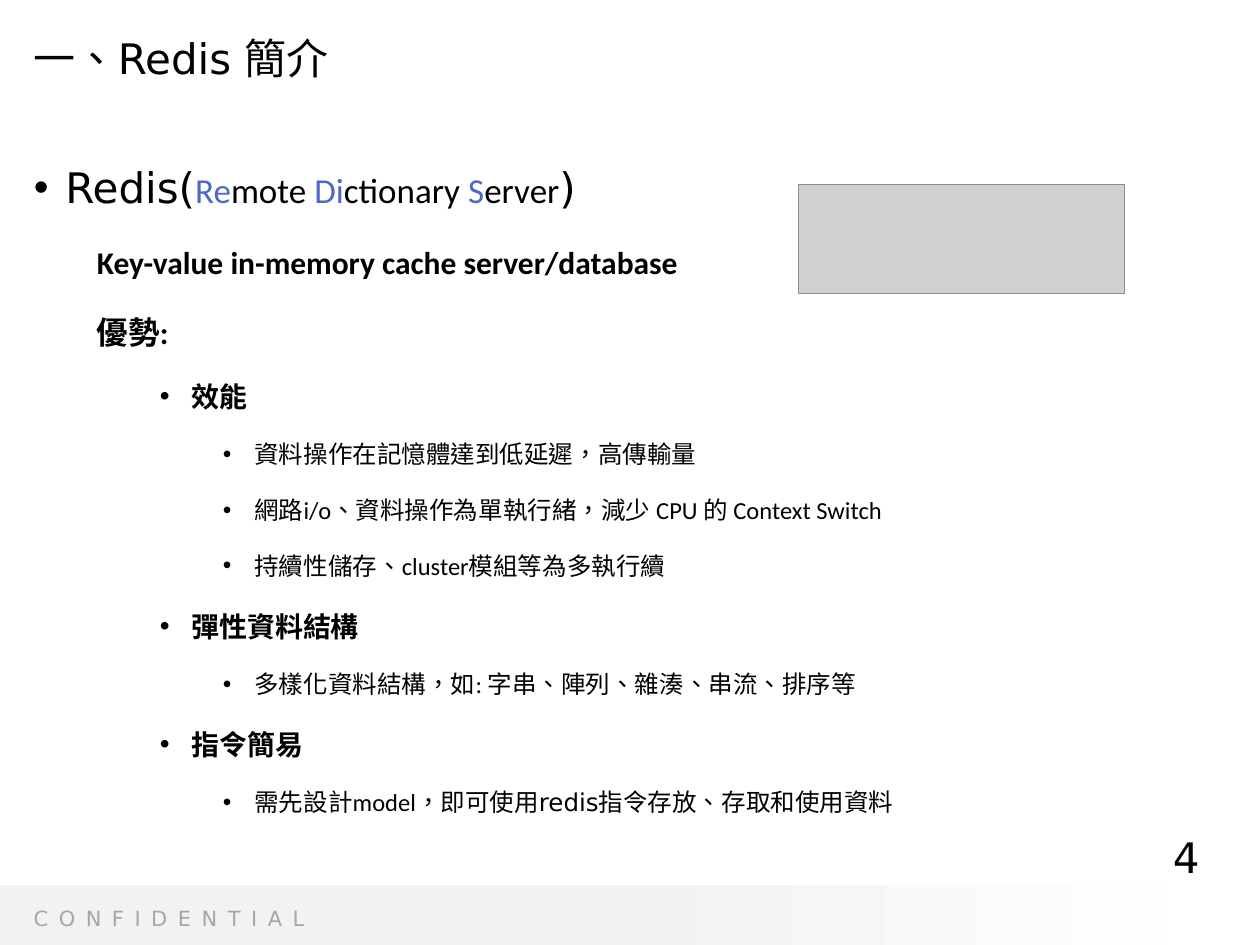
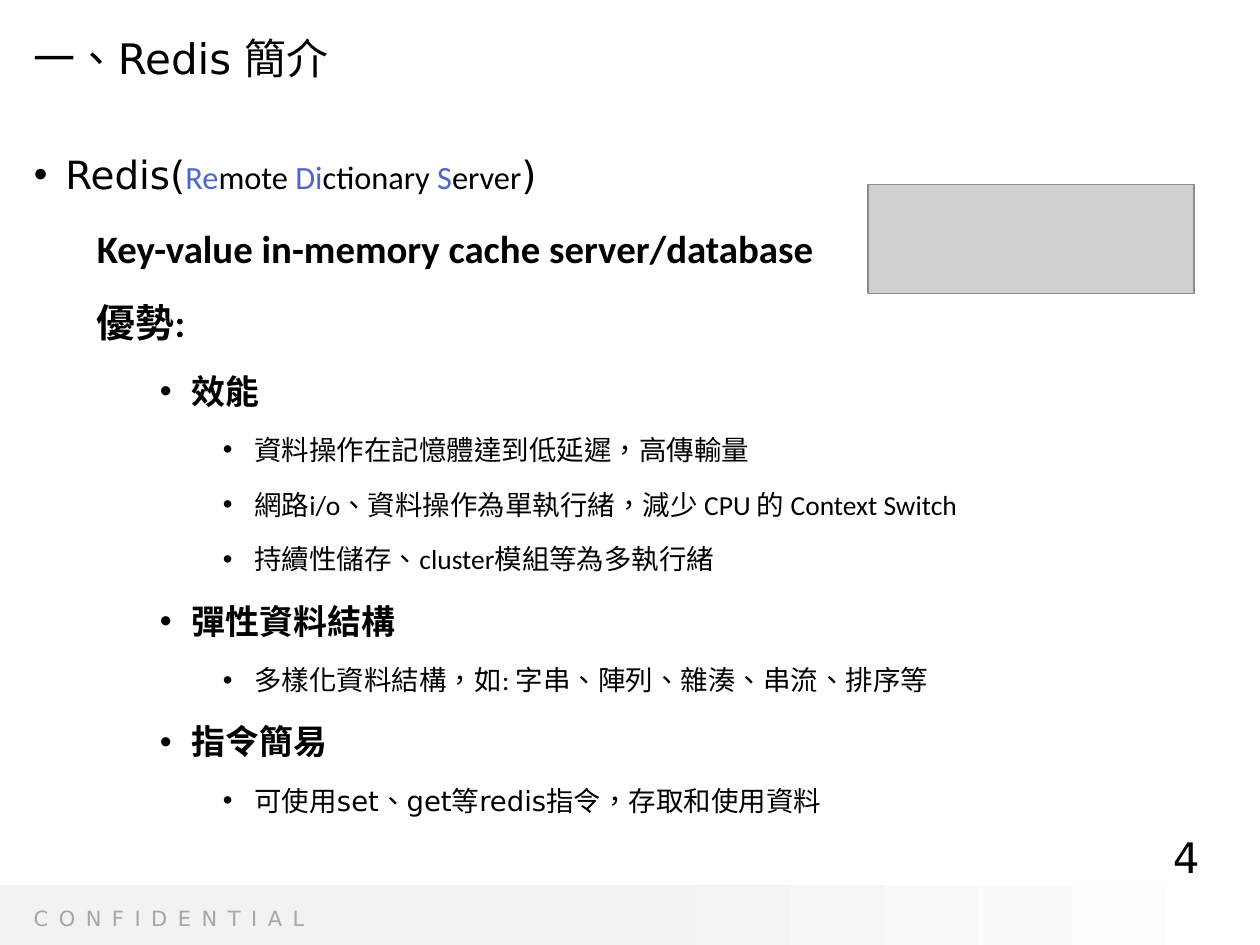
Before and after one commit to Radigogogo/redis, a slide deck: slide 4 of D69 Tech Sharing - Redis_v.2.pptx. Drawn at 1260x945 pixels with LibreOffice and Linux fonts; fonts in the diff are those of the drawing; grey boxes stand for pictures; background and template pictures are left out. Boxes give left, top, right and bottom in pixels: in the first picture for what was removed or moved away, otherwise in the second. Text is boxed around its words. In the diff, an @@ line names an element or a change of style, - is before the commit and + after.

```diff
--- a/D69 Tech Sharing - Redis_v.2.pptx
+++ b/D69 Tech Sharing - Redis_v.2.pptx
@@ text at (65, 159, 957, 757): size 24 to 22.2 pt in "Redis(Remote Server)"; size 20 to 18.5 pt in "Redis(Remote Dictionary Server)"; size 18 to 22.2 pt in "Key-value in-memory cache server/database", "優勢:"; size 16 to 19.4 pt in "效能", "彈性資料結構", "指令簡易"; size 14 to 15.7 pt in "資料操作在記憶體達到低延遲，高傳輸量", "網路i/o、資料操作為單執行緒，減少 CPU 的 Context Switch", "多樣化資料結構，如: 字串、陣列、雜湊、串流、排序等"; line spacing 1.5 to 1.3; line spacing 1.6 to 1.4 @@
@@ picture: place and size @@
-picture at (799, 185, 1125, 295)
+picture at (868, 185, 1194, 295)
@@ text at (254, 546, 714, 572): text changed; size 14 to 15.7 pt @@
-      • 持續性儲存、cluster模組等為多執行續
+      • 持續性儲存、cluster模組等為多執行緒
@@ text at (254, 788, 821, 817): text changed; size 14 to 15.7 pt @@
-      • 需先設計model，即可使用redis指令存放、存取和使用資料
+      • 可使用set、get等redis指令，存取和使用資料
```
Also in this commit, not shown: 7 other slides changed, 3 slides added, 1 slide removed.
